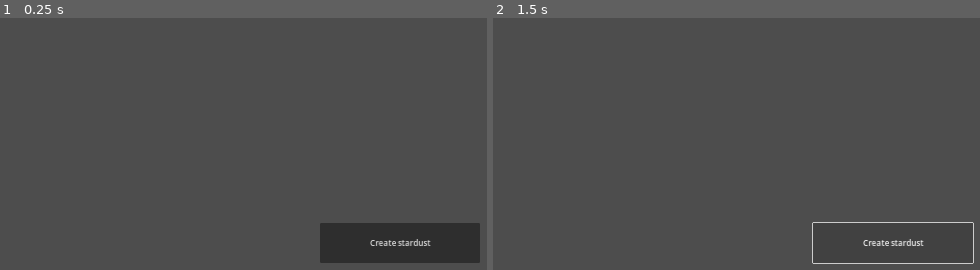
Above: before the commit, frames 1-2 (left to right).
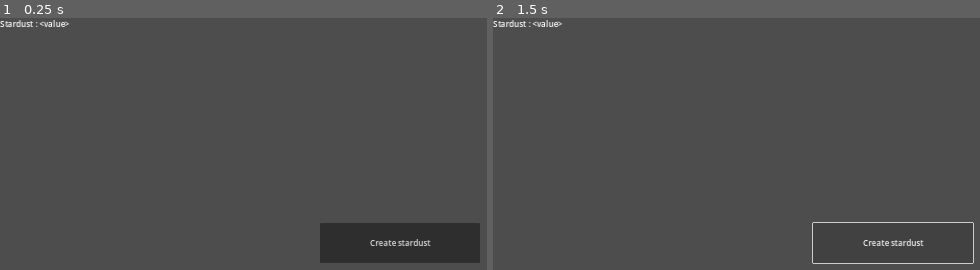
Above: after the commit, the same moments.

Repository: allanjchiang/project_stardust
Game: Godot game, scene res://scenes/prototypes/clicker/prototype_clicker.tscn
Two runs of this game, one before a commit and one after it. Both use one fixed random seed, a clock stepped at 60 frames per second and the inputs below. The project has no main scene, so this scene is started directly.
Inputs:
- Up to frame 1 (0.25 s): no input
- Up to frame 2 (1.5 s): click "Create stardust" at 0.5 s; click "Create stardust" at 1.25 s

The runs differ from the first frame. In frame 1, 0.2% of the frame differs, in the area x 0-15%, y 0-4%; in frame 2, 0.2%.

Commit message:
Add text stardust value inside label

Diff:
--- a/scenes/prototypes/clicker/prototype_clicker.tscn
+++ b/scenes/prototypes/clicker/prototype_clicker.tscn
@@ -15,6 +15,7 @@
 anchor_right = 1.0
 offset_bottom = 23.0
 grow_horizontal = 2
+text = "Stardust : <value>"
 
 [node name="Button" type="Button" parent="."]
 custom_minimum_size = Vector2(320, 80)
